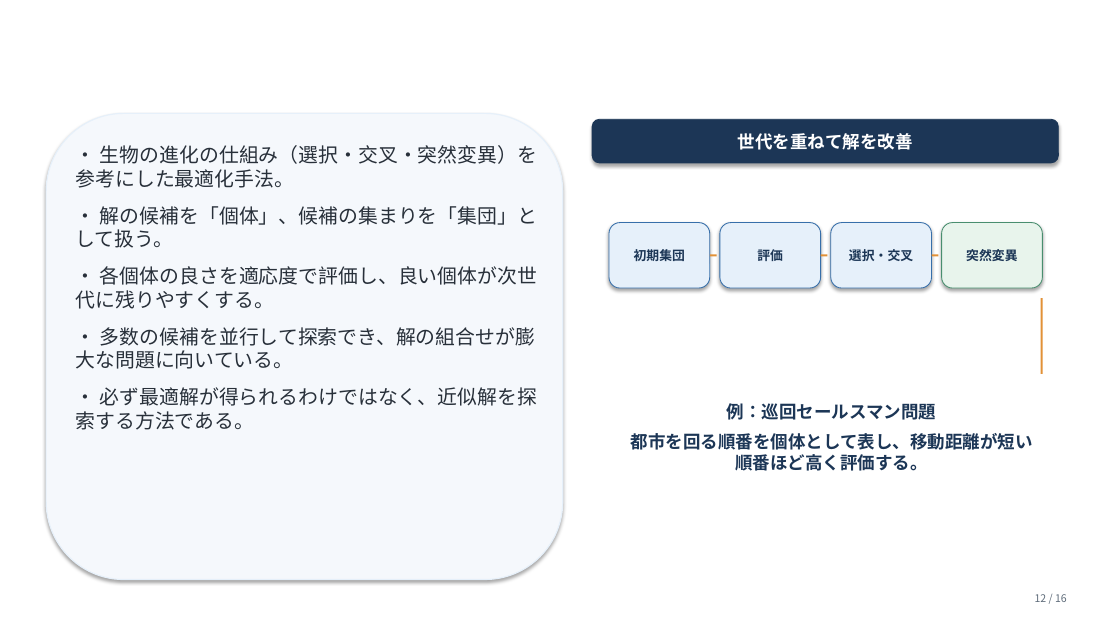
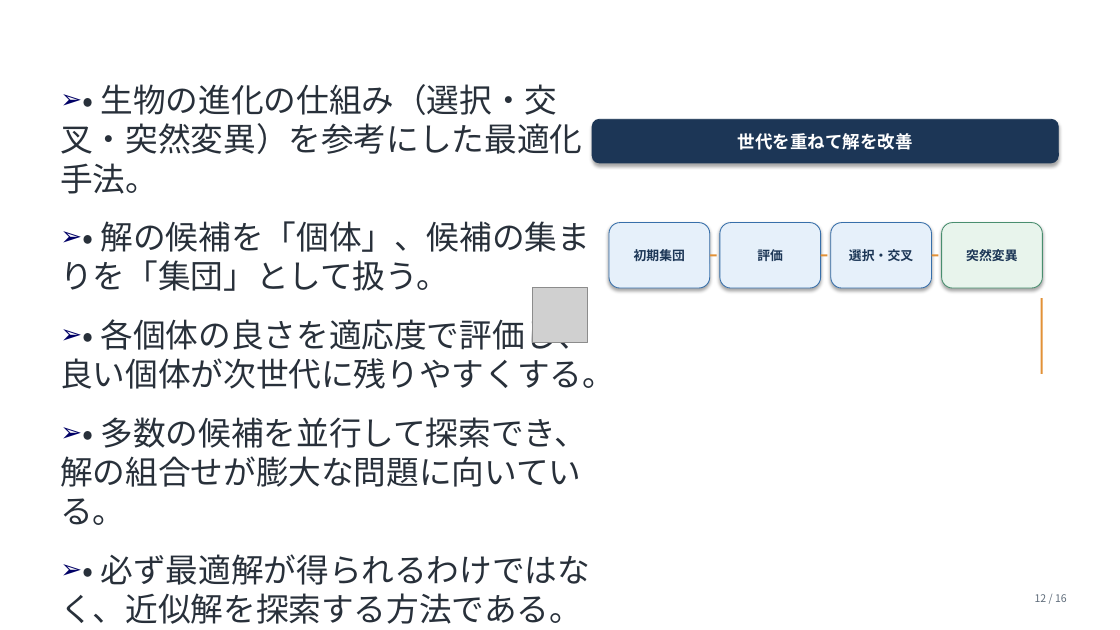
Before and after one commit to zassou-robo/Introduction_knowledge_science_6, a slide deck: slide 12 of 第6回_05知識科学概論.pptx. Drawn at 1120x630 pixels with LibreOffice and Linux fonts; fonts in the diff are those of the drawing; grey boxes stand for pictures; background and template pictures are left out. Boxes give left, top, right and bottom in pixels: in the first picture for what was removed or moved away, otherwise in the second. Text is boxed around its words. In the diff, an @@ line names an element or a change of style, - is before the commit and + after.

```diff
--- a/第6回_05知識科学概論.pptx
+++ b/第6回_05知識科学概論.pptx
@@ text "• 生物の進化の仕組み（選択・交叉・突然変異）を参考にした最適化手法。": place and size @@
-text "• 生物の進化の仕組み（選択・交叉・突然変異）を参考にした最適化手法。" at (76, 145, 537, 430)
+text "• 生物の進化の仕組み（選択・交叉・突然変異）を参考にした最適化手法。" at (60, 84, 615, 624)
@@ text "• 生物の進化の仕組み（選択・交叉・突然変異）を参考にした最適化手法。" at (60, 84, 615, 624): size 17 to 28 pt; bullet none to ➢; more space between paragraphs @@
@@ rounded rectangle removed at (46, 113, 563, 580) @@
@@ picture added at (533, 287, 588, 343) @@
@@ text removed at (631, 403, 1033, 471) @@
-例：巡回セールスマン問題
-都市を回る順番を個体として表し、移動距離が短い順番ほど高く評価する。
```
Also in this commit, not shown: 15 other slides changed.
